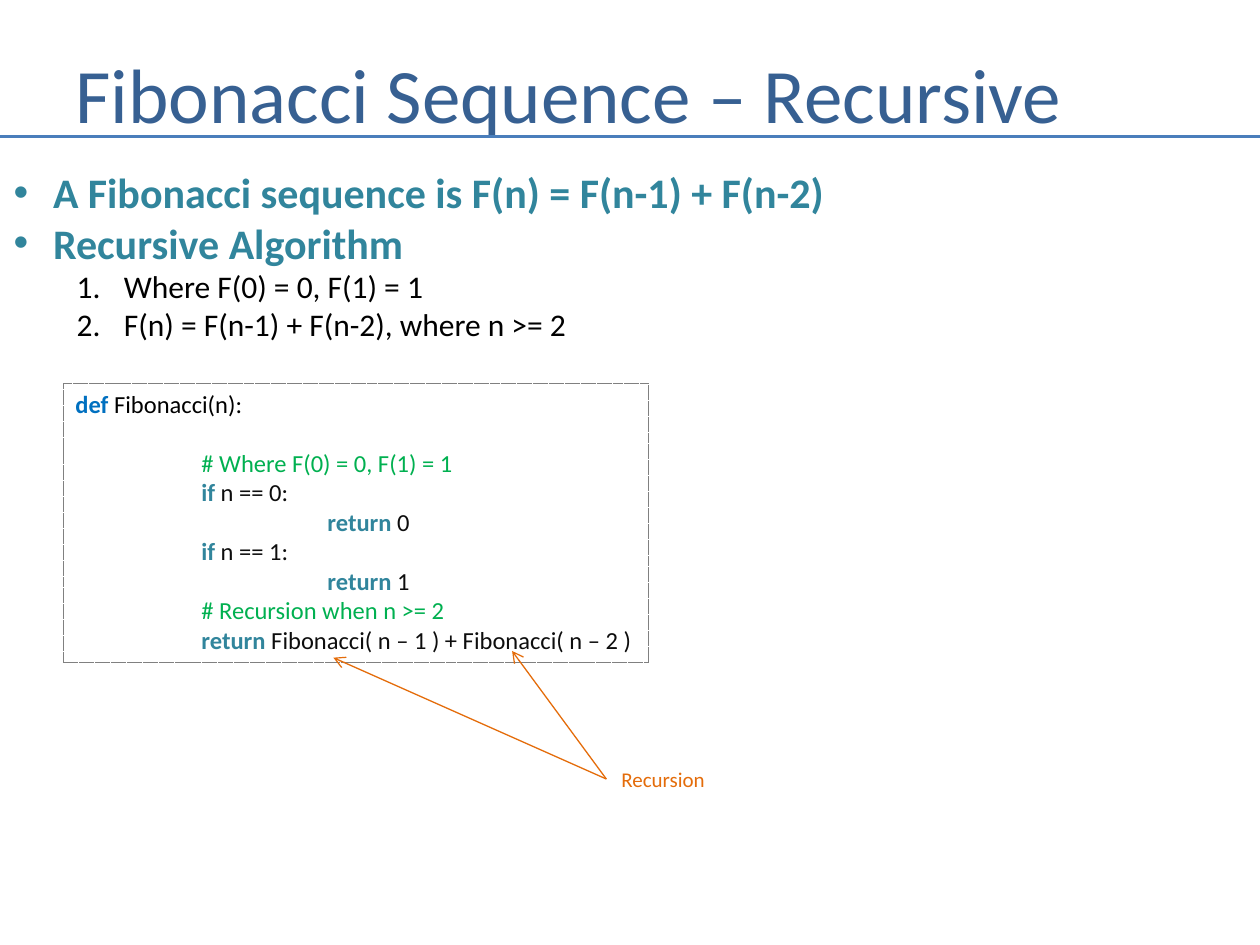
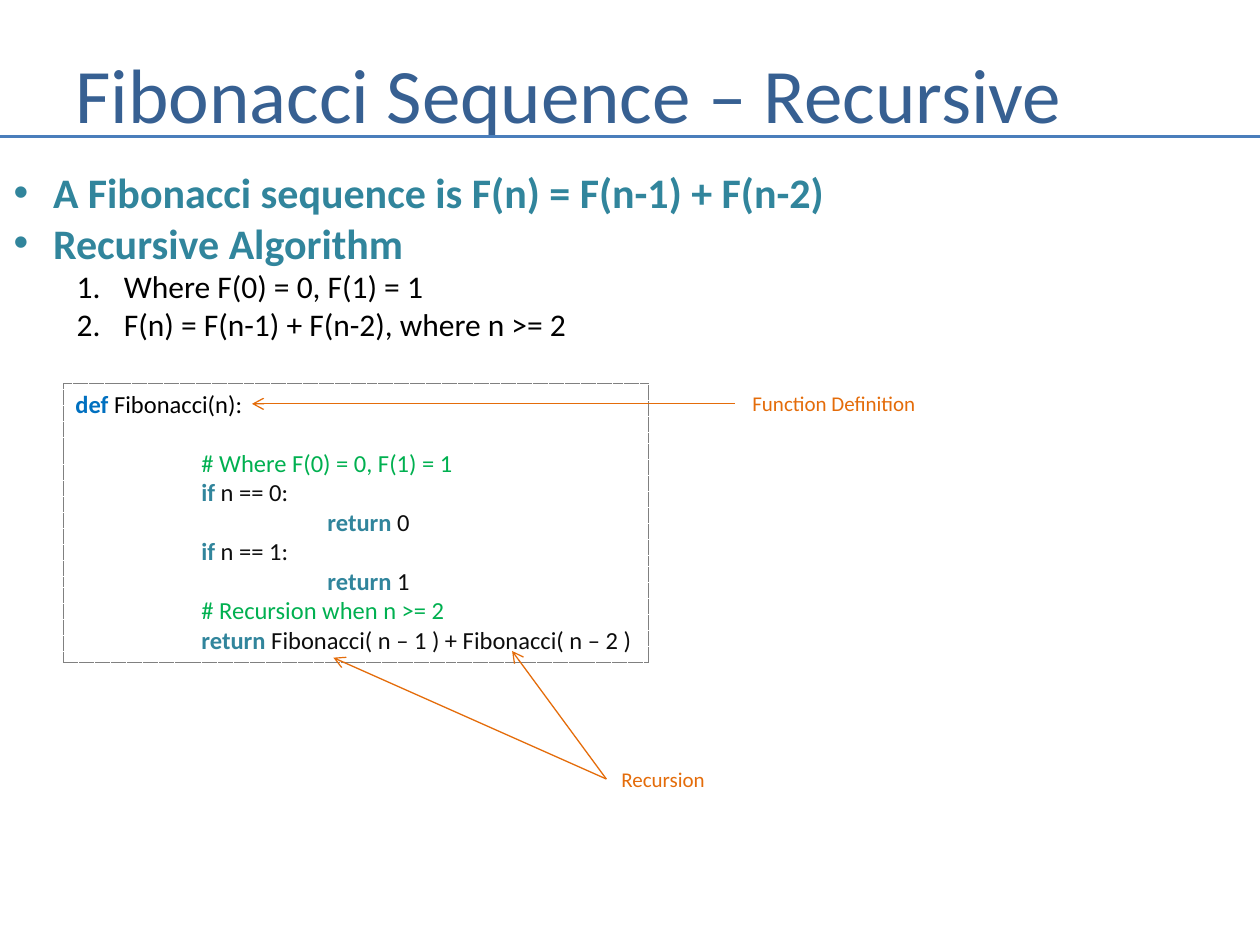
Before and after one commit to andrewferlitsch/Portland-Data-Science-Group, a slide deck: slide 8 of Presentations/Whiteboarding.pptx (slide 6 before the commit). Drawn at 1260x945 pixels with LibreOffice and Linux fonts; fonts in the diff are those of the drawing. Boxes give left, top, right and bottom in pixels: in the first picture for what was removed or moved away, otherwise in the second. Text is boxed around its words. In the diff, an @@ line names an element or a change of style, - is before the commit and + after.

```diff
--- a/Presentations/Whiteboarding.pptx
+++ b/Presentations/Whiteboarding.pptx
@@ arrow added from (735, 404) to (252, 404), #E46C0A 0.75 pt @@
@@ text added at (x1=752, y1=396, x2=915, y2=411), 12 pt, text #E46C0A @@
+Function Definition
```
Also in this commit, not shown: 4 other slides changed, 33 slides added.
